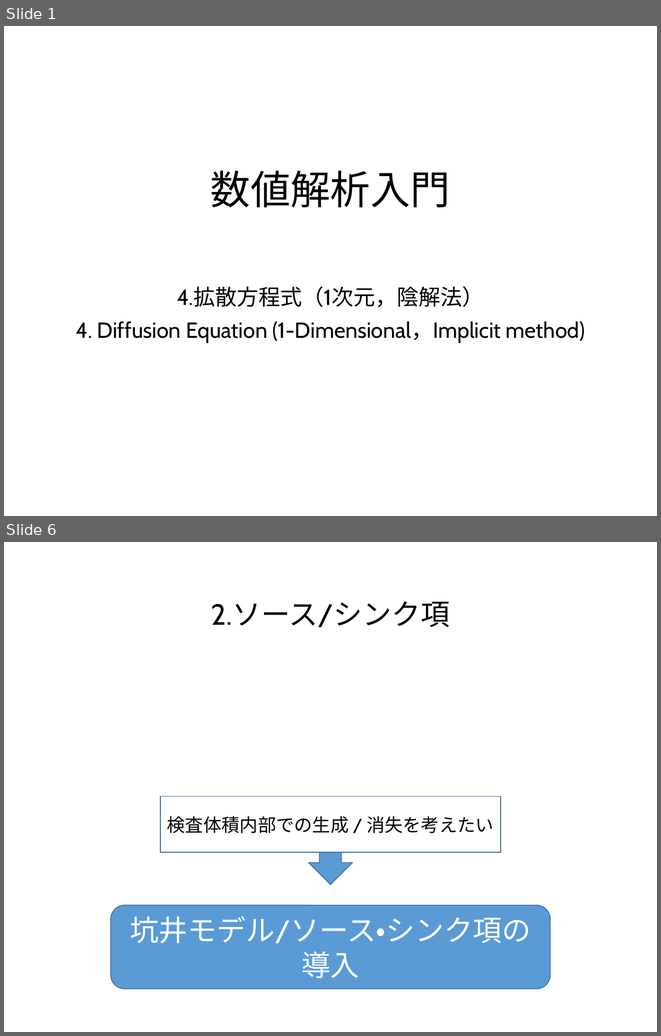
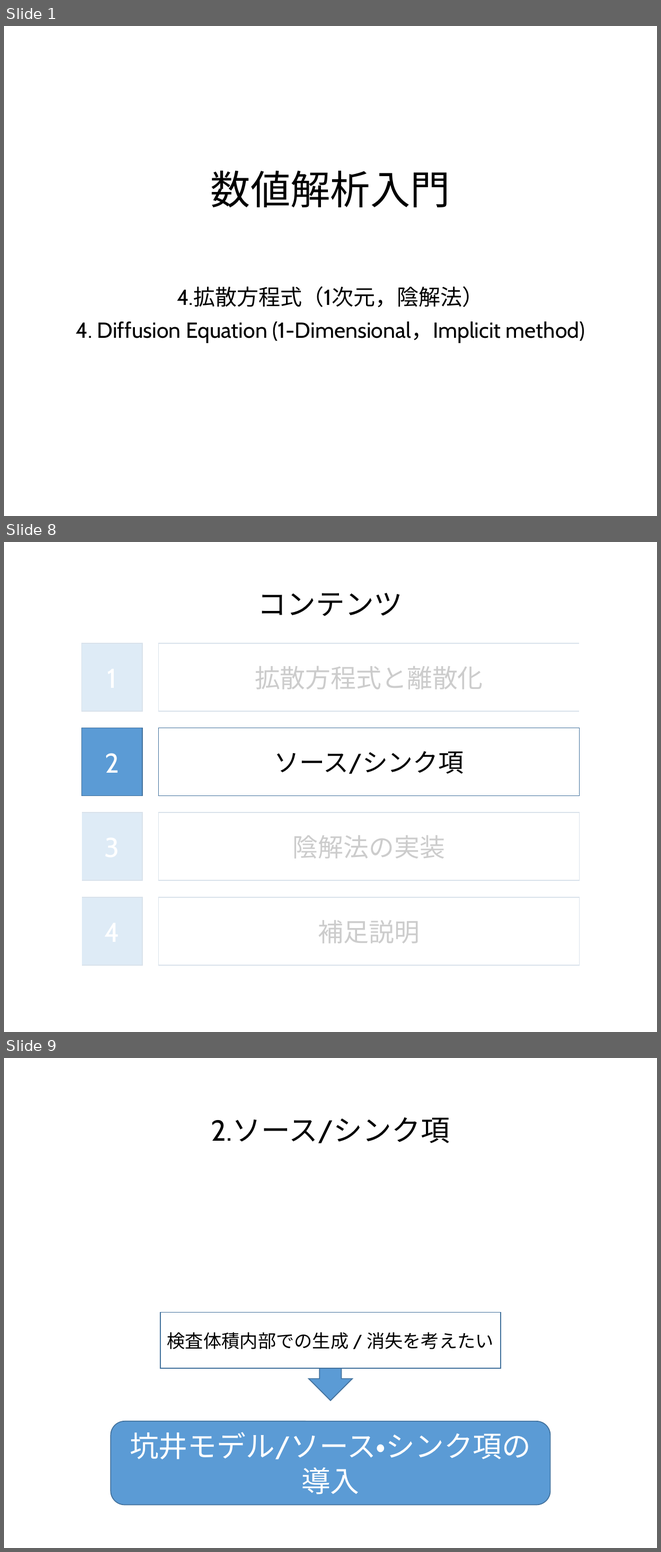
Before and after one commit to te288/intro_to_NA2022, a slide deck: pptx/04_1次元拡散方程式（陰解法）.pptx. Shown one above the other, each under a label of ours: slides 1 and 6 before the commit, slides 1, 8 and 9 after it; the slides between them are not shown. The pictures are 661x1036 and 661x1552 pixels, drawn with LibreOffice and Linux fonts; fonts in the diff are those of the drawing; grey boxes stand for pictures. Boxes give left, top, right and bottom in pixels: in the first picture for what was removed or moved away, otherwise in the second. Text is boxed around its words. In the diff, an @@ line names an element or a change of style, - is before the commit and + after.

Commit message:
陰解法の説明pdf追加

```diff
--- a/pptx/04_1次元拡散方程式（陰解法）.pptx
+++ b/pptx/04_1次元拡散方程式（陰解法）.pptx
@@ slide 8 added at [4, 542, 657, 1032], background #FFFFFF @@
@@ text added at [258, 593, 403, 616], 32 pt, text #000000 @@
+コンテンツ
@@ rectangle added at [63, 635, 579, 717], fill #FFFFFF at 80% opacity, outline #FFFFFF 1 pt @@
@@ rectangle added at [82, 643, 142, 711], fill #5B9BD5, outline #43739E 1 pt @@
@@ rectangle added at [158, 643, 579, 711], outline #43739E 1 pt, 28 pt, text #000000 @@
+拡散方程式と離散化
@@ rectangle added at [82, 728, 142, 795], fill #5B9BD5, outline #43739E 1 pt, 30 pt, text #FFFFFF @@
+2
@@ rectangle added at [158, 728, 579, 795], outline #43739E 1 pt, 28 pt, text #000000 @@
+ソース/シンク項
@@ rectangle added at [82, 805, 598, 979], fill #FFFFFF at 80% opacity, outline #FFFFFF 1 pt @@
@@ rectangle added at [82, 812, 142, 880], fill #5B9BD5, outline #43739E 1 pt @@
@@ rectangle added at [158, 812, 579, 880], outline #43739E 1 pt, 28 pt, text #000000 @@
+陰解法の実装
@@ rectangle added at [82, 897, 142, 965], fill #5B9BD5, outline #43739E 1 pt @@
@@ rectangle added at [158, 897, 579, 965], outline #43739E 1 pt, 28 pt, text #000000 @@
+補足説明
@@ what was slide 6 is now slide 9 @@
```
Also in this commit, not shown: 11 slides changed, 4 other slides added, 1 slide removed, 8 other files.
